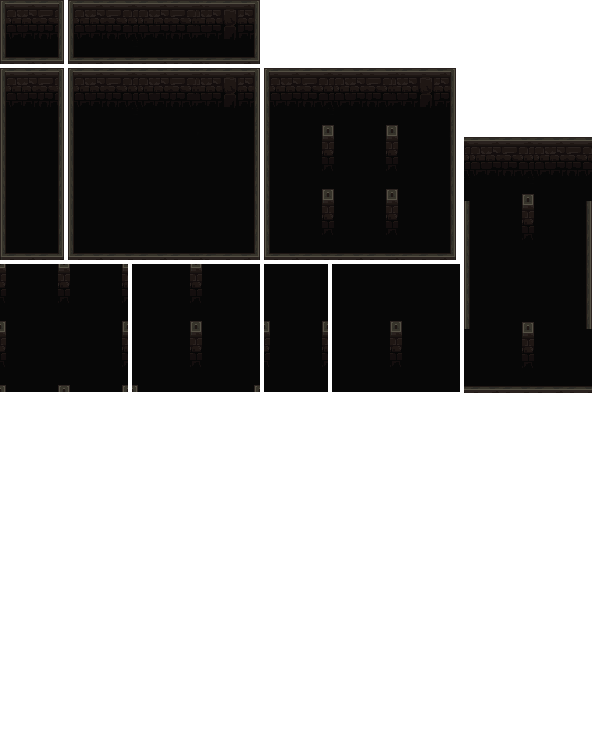
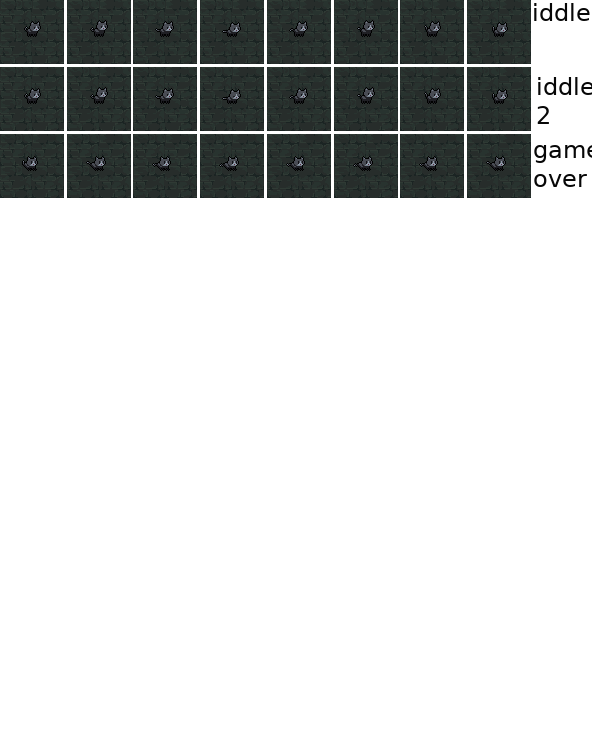
Layer changes from the first 592px x 736px image to the second:
added layer "Copie de Calque copié" above "Pasted Layer #7" over box(0, 0, 592, 198)
hid "Pasted Layer #7" over box(0, 0, 592, 393)
